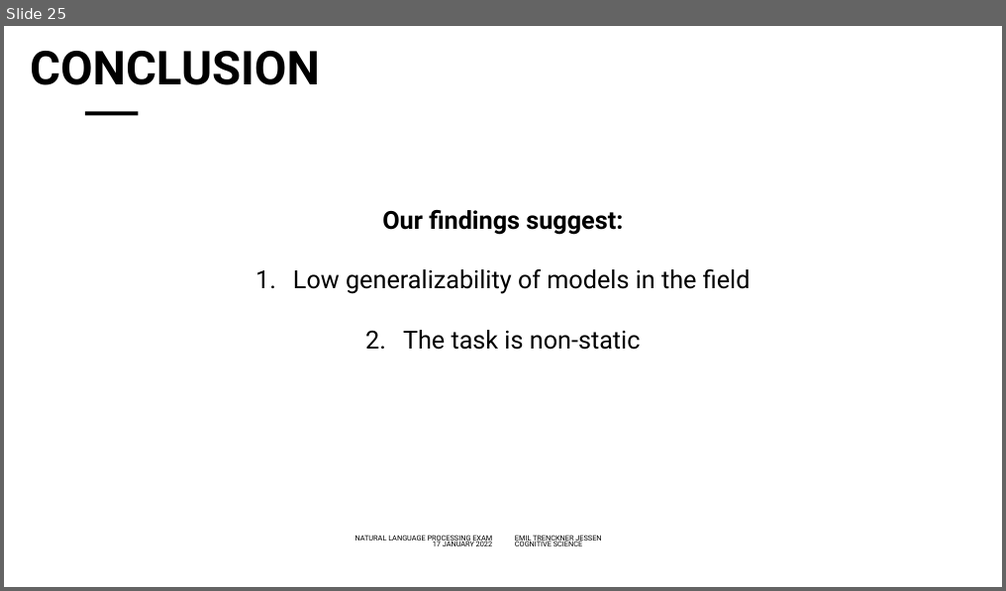
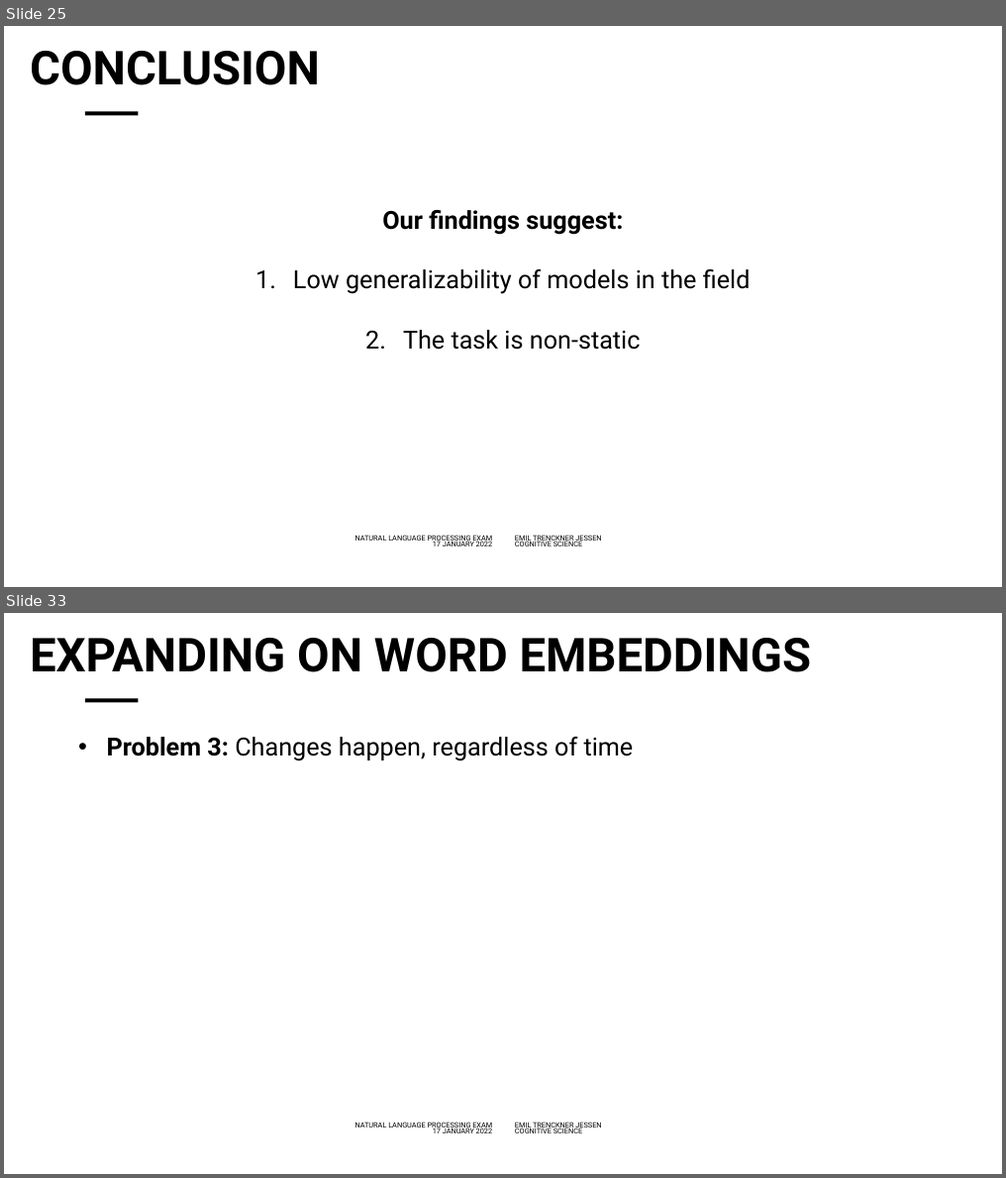
Before and after one commit to emiltj/NLP_oral_backup, a slide deck: Oral presentation/NLP.pptx. Shown one above the other, each under a label of ours: slide 25 before the commit, slides 25 and 33 after it; the slides between them are not shown. The pictures are 1006x591 and 1006x1178 pixels, drawn with LibreOffice and Linux fonts; fonts in the diff are those of the drawing; background and template pictures are left out. Boxes give left, top, right and bottom in pixels: in the first picture for what was removed or moved away, otherwise in the second. Text is boxed around its words. In the diff, an @@ line names an element or a change of style, - is before the commit and + after.

```diff
--- a/Oral presentation/NLP.pptx
+++ b/Oral presentation/NLP.pptx
@@ slide 33 added at box(4, 613, 1002, 1174), background #FFFFFF; not listed: 6 template elements that a slide beside it also shows @@
@@ title added at box(30, 638, 811, 672), 45 pt, text #000000, bold @@
+EXPANDING ON WORD EMBEDDINGS
@@ text added at box(107, 737, 634, 761), 24 pt, text #000000 @@
+• Problem 3: Changes happen, regardless of time
```
Also in this commit, not shown: 8 slides changed, 1 other slide added, 2 slides removed, 1 other file.
